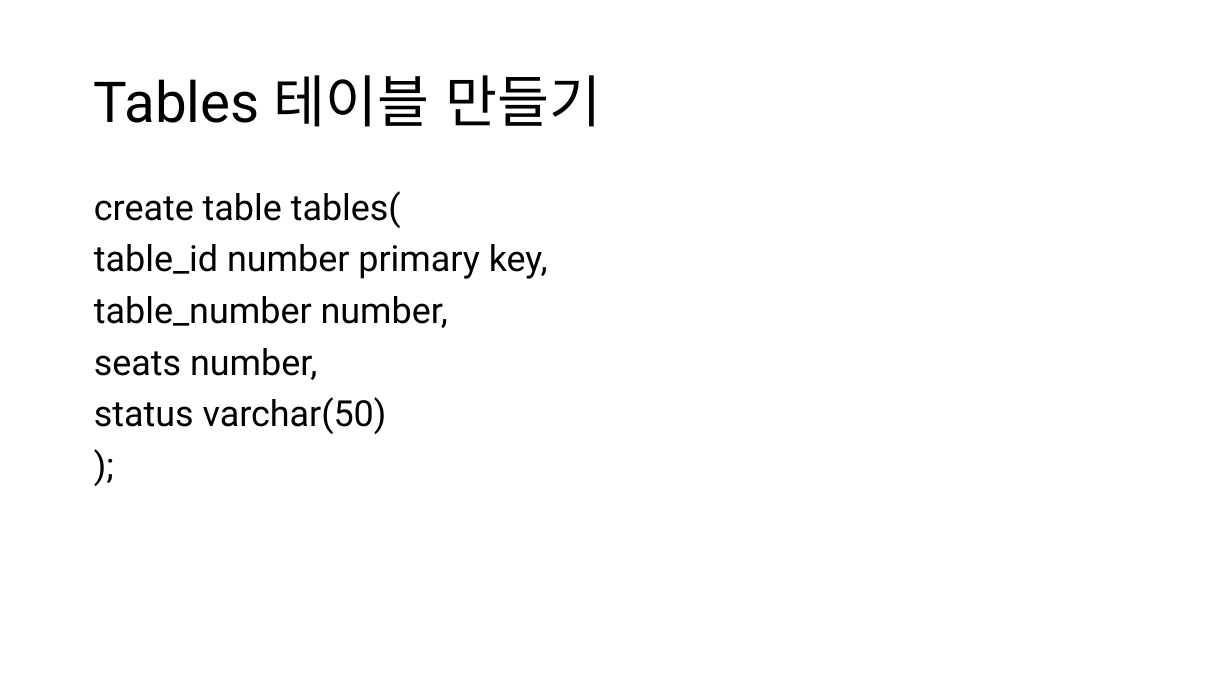
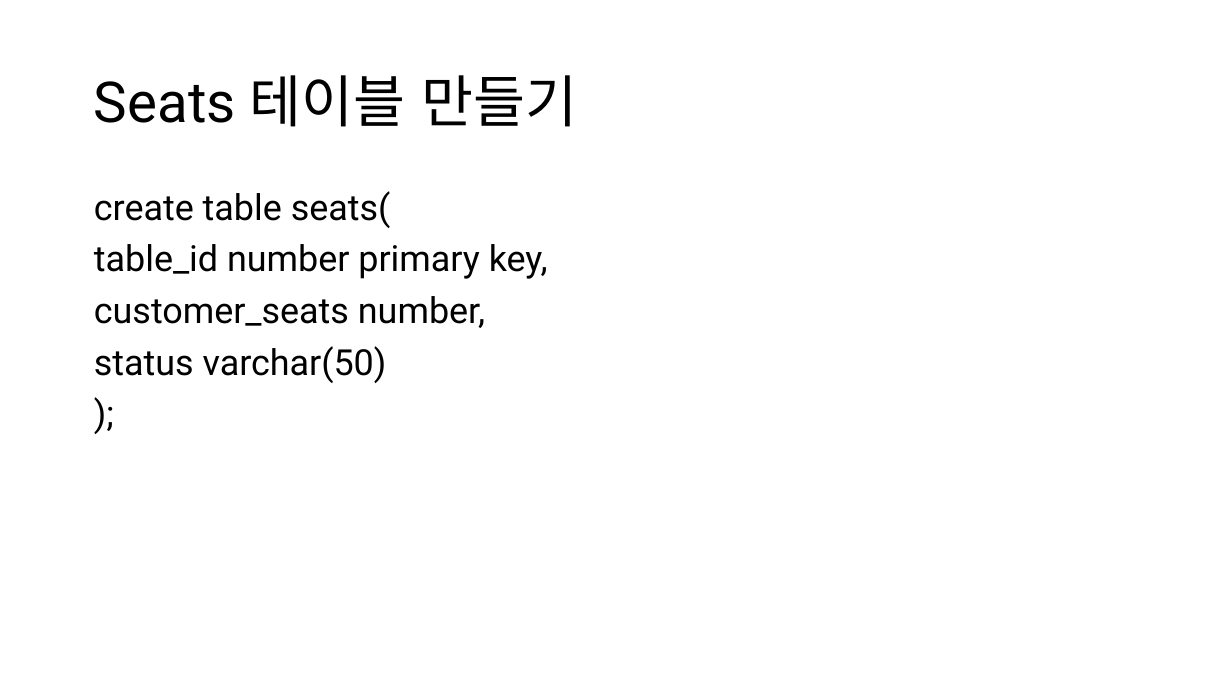
Before and after one commit to TaYaKi71751/gukbi, a slide deck: slide 7 of ppt/Oracle DB Project.pptx. Drawn at 1232x693 pixels with LibreOffice and Linux fonts; fonts in the diff are those of the drawing. Boxes give left, top, right and bottom in pixels: in the first picture for what was removed or moved away, otherwise in the second. Text is boxed around its words. In the diff, an @@ line names an element or a change of style, - is before the commit and + after.

```diff
--- a/ppt/Oracle DB Project.pptx
+++ b/ppt/Oracle DB Project.pptx
@@ title at (x1=94, y1=75, x2=577, y2=127): text changed @@
-Tables 테이블 만들기
+Seats 테이블 만들기
@@ text at (x1=94, y1=191, x2=391, y2=228): text changed @@
-create table tables(
+create table seats(
@@ text at (x1=94, y1=296, x2=485, y2=328): text changed @@
-table_number number,
-seats number,
+customer_seats number,
```
Also in this commit, not shown: 3 other slides changed, 2 slides added, 1 slide removed, 18 other files.
